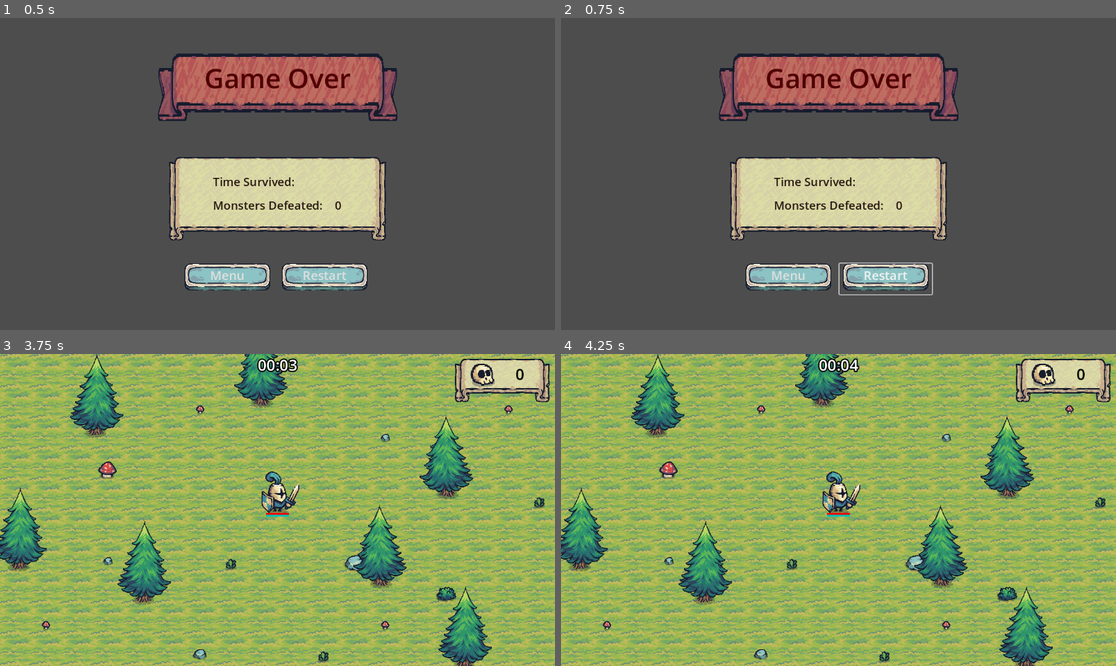
Above: before the commit, frames 1-4 (two rows, left to right).
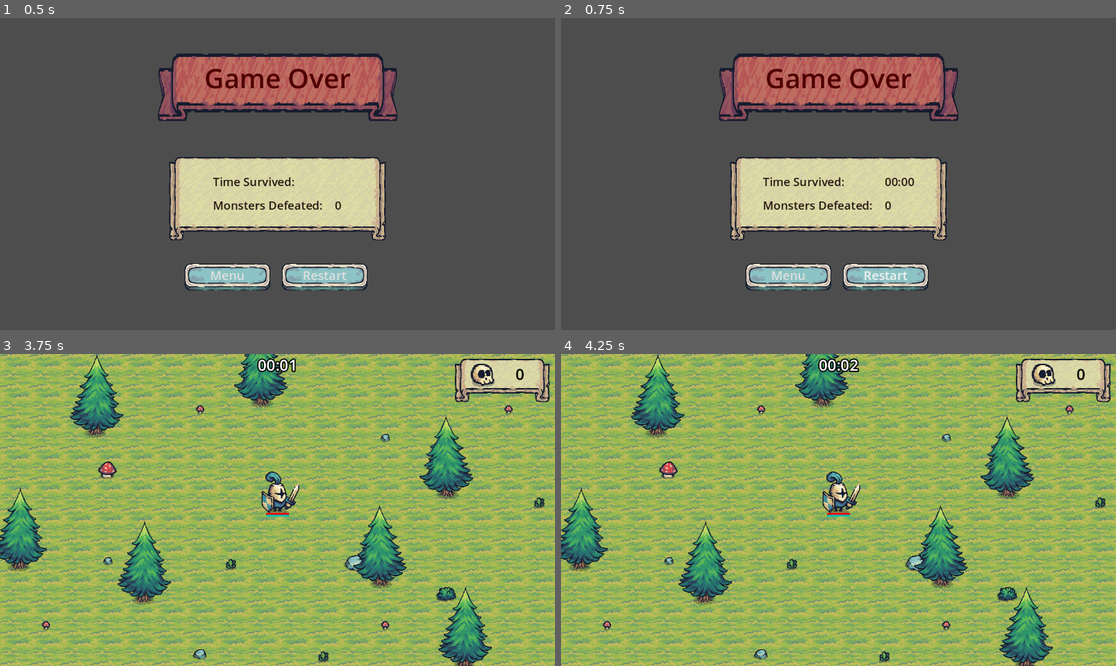
Above: after the commit, the same moments.

Repository: GracilianoOG/godot-dio-tiny-swords
Game: Godot game, scene res://ui/game_over_ui.tscn
Same seed, same stepped clock (60 frames per second), same inputs: the game is played once before the commit and once after it. This scene is started directly instead of the project's main scene.
Inputs:
- Up to frame 1 (0.5 s): no input
- Up to frame 2 (0.75 s): click "Restart" at 0.5 s
- Up to frame 3 (3.75 s): click "Restart" at 1.25 s; click "Restart" at 2 s; click "Menu" at 2.75 s; click "Start" at 3.5 s
- Up to frame 4 (4.25 s): no input

Frame 1 is identical in both runs. In frame 2, 0.8% of the frame differs, in the area x 36-68%, y 51-89%; in frame 3, less than 0.1%; in frame 4, less than 0.1%.

Commit message:
Add script to allow player to restart the game

Diff:
--- a/ui/game_over_ui.gd
+++ b/ui/game_over_ui.gd
@@ -28,3 +28,7 @@
 
 func _on_menu_pressed():
 	get_tree().change_scene_to_file("res://ui/game_menu.tscn")
+
+
+func _on_restart_pressed():
+	restart_game()
--- a/ui/game_over_ui.tscn
+++ b/ui/game_over_ui.tscn
@@ -150,3 +150,4 @@
 text = "Restart"
 
 [connection signal="pressed" from="Menu" to="." method="_on_menu_pressed"]
+[connection signal="pressed" from="Restart" to="." method="_on_restart_pressed"]
